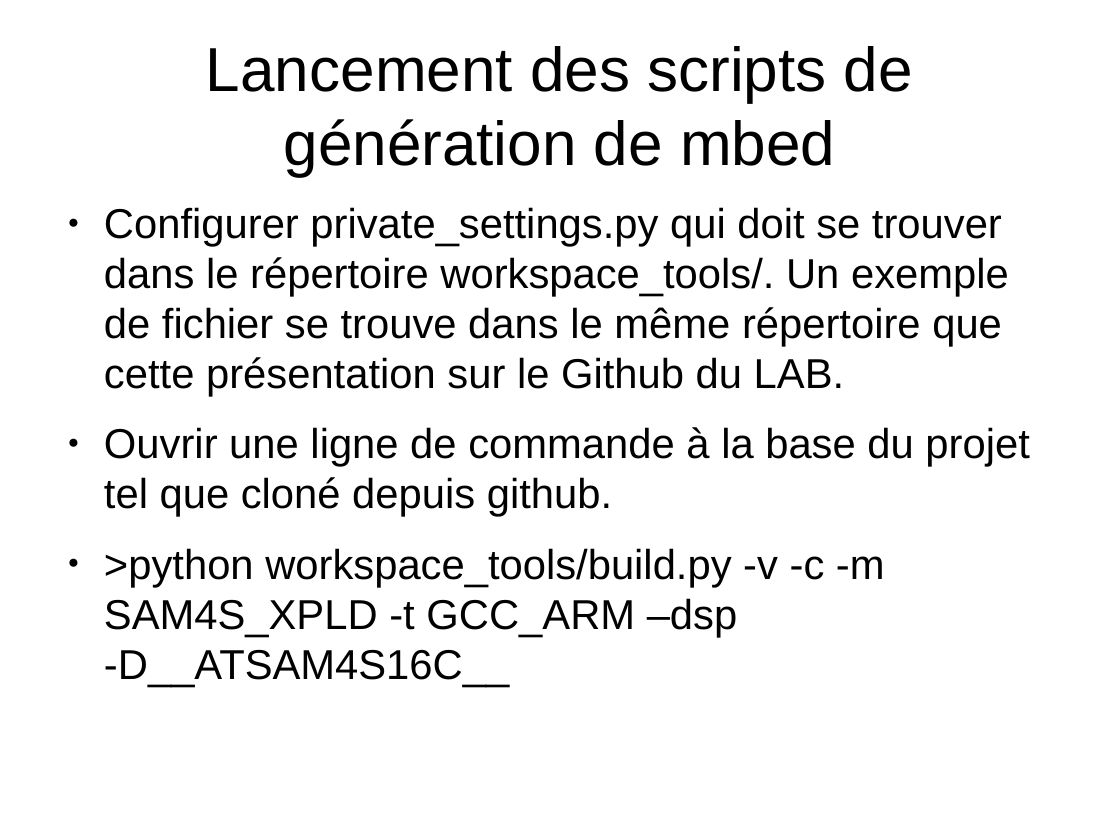
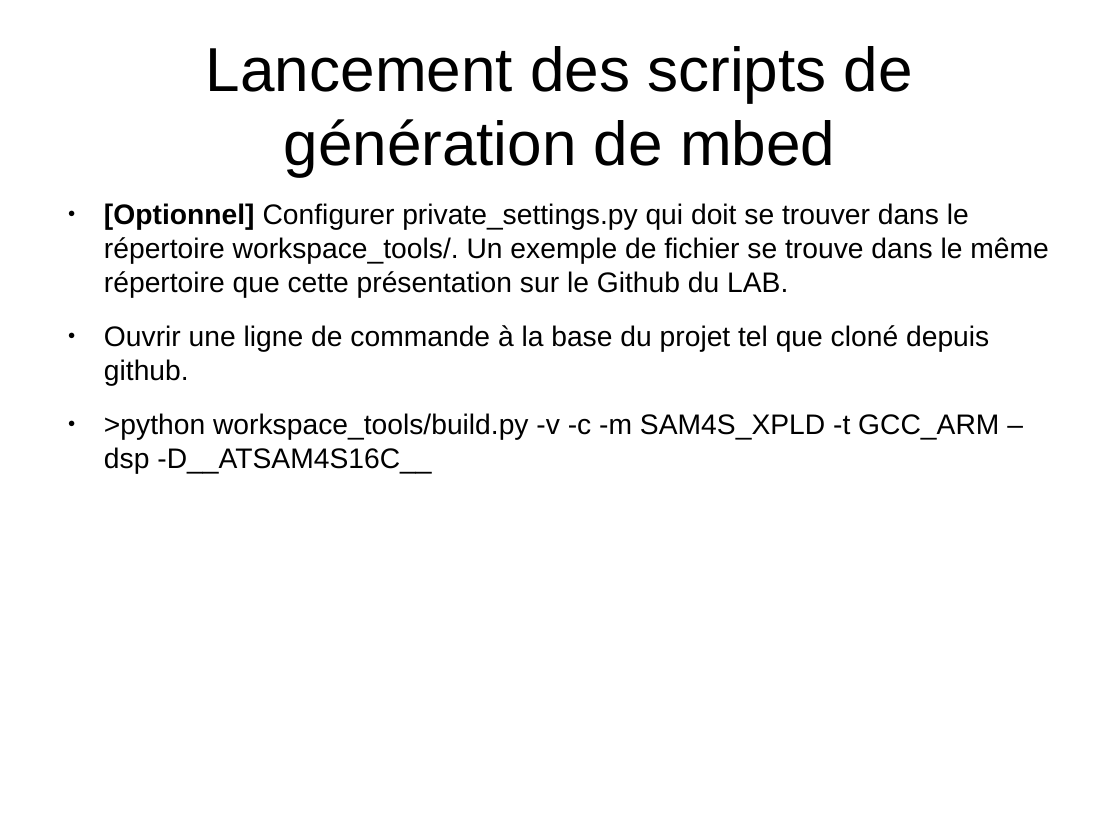
Before and after one commit to LabAixBidouille/EmbeddedTeam, a slide deck: slide 12 of how-to/how-to contribute to mbed.odp (slide 13 before the commit). Drawn at 1120x840 pixels with LibreOffice and Linux fonts; fonts in the diff are those of the drawing. Boxes give left, top, right and bottom in pixels: in the first picture for what was removed or moved away, otherwise in the second. Text is boxed around its words. In the diff, an @@ line names an element or a change of style, - is before the commit and + after.

Commit message:
[ET] Updating mbed how-to

```diff
--- a/how-to/how-to contribute to mbed.odp
+++ b/how-to/how-to contribute to mbed.odp
@@ text at bbox=[104, 203, 1049, 298]: text changed; size 29.6 to 20 pt @@
-● Configurer private_settings.py qui doit se trouver dans le répertoire workspace_tools/. Un exemple de fichier se trouve dans le même répertoire que cette présentation sur le Github du LAB.
+● [Optionnel] Configurer private_settings.py qui doit se trouver dans le répertoire workspace_tools/. Un exemple de fichier se trouve dans le même répertoire que cette présentation sur le Github du LAB.
@@ text at bbox=[104, 325, 999, 474]: size 29.6 to 20 pt in "Ouvrir une ligne de commande à la ...", ">python workspace_tools/build.py -v -c -m SAM4S_XPLD -t ..." @@
```
Also in this commit, not shown: 5 other slides changed, 2 slides added.
